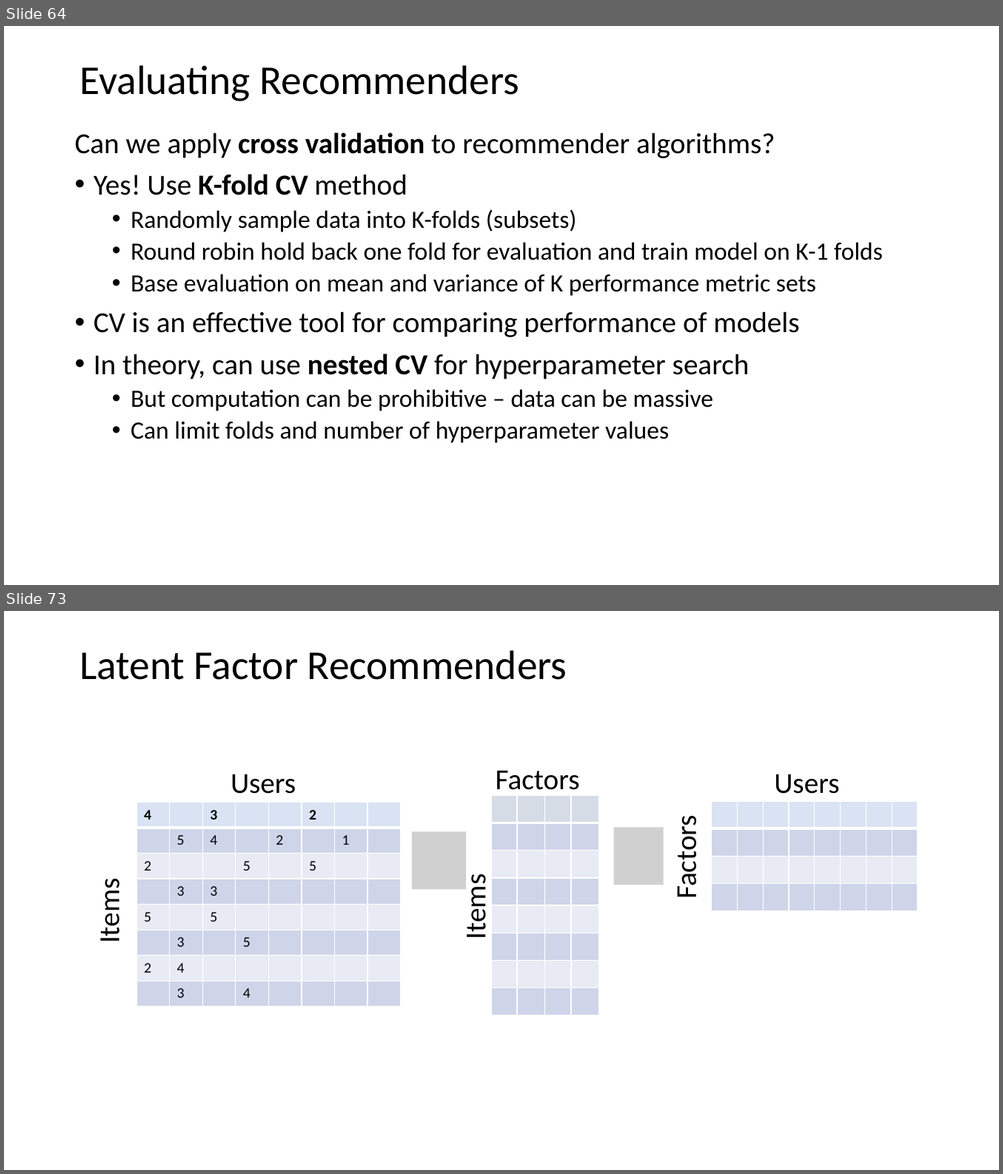
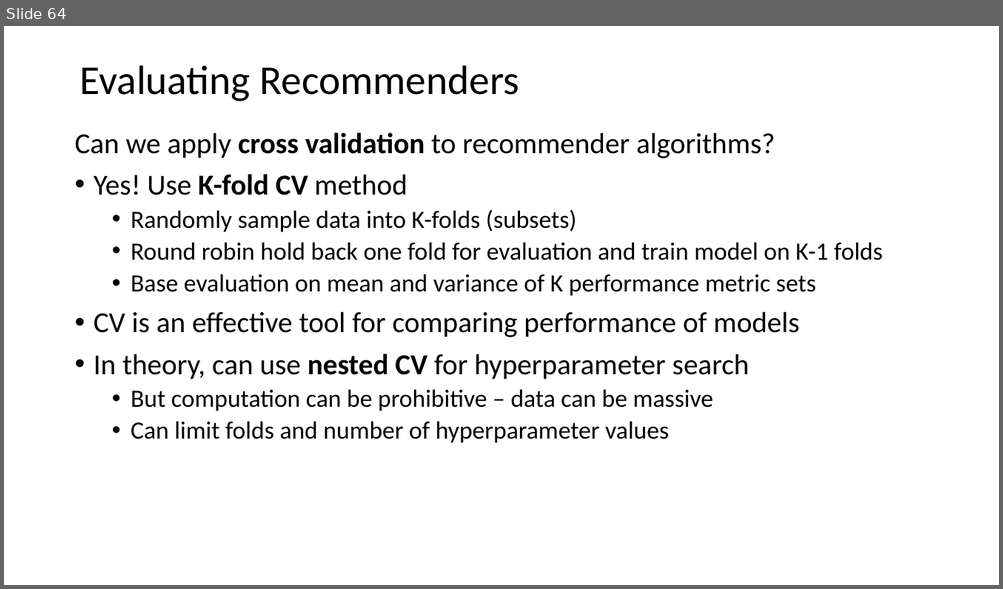
Before and after one commit to StephenElston/CSCI-E-108, a slide deck: slides/11_RecommenderSystems_Part1.pptx. Shown one above the other, each under a label of ours: slides 64 and 73 before the commit, slide 64 after it; the slides between them are not shown. The pictures are 1003x1174 and 1003x589 pixels, drawn with LibreOffice and Linux fonts; fonts in the diff are those of the drawing; grey boxes stand for pictures. Boxes give left, top, right and bottom in pixels: in the first picture for what was removed or moved away, otherwise in the second. Text is boxed around its words. In the diff, an @@ line names an element or a change of style, - is before the commit and + after.

```diff
--- a/slides/11_RecommenderSystems_Part1.pptx
+++ b/slides/11_RecommenderSystems_Part1.pptx
@@ slide 73 removed at box(4, 611, 999, 1170), background #FFFFFF @@
@@ title removed at box(79, 650, 567, 680) @@
-Latent Factor Recommenders
@@ text removed at box(230, 775, 296, 794) @@
-Users
@@ text removed at box(495, 771, 580, 797) @@
-Factors
@@ text removed at box(774, 775, 839, 794) @@
-Users
@@ table removed at box(136, 802, 399, 1007), 8 rows, 8 columns @@
-4 |  | 3 |  |  | 2 |  | 
- | 5 | 4 |  | 2 |  | 1 | 
-2 |  |  | 5 |  | 5 |  | 
- | 3 | 3 |  |  |  |  | 
-5 |  | 5 |  |  |  |  | 
- | 3 |  | 5 |  |  |  | 
-2 | 4 |  |  |  |  |  | 
- | 3 |  | 4 |  |  |  | 
@@ table removed at box(491, 796, 599, 1016), 8 rows, 4 columns @@
- |  |  | 
- |  |  | 
- |  |  | 
- |  |  | 
- |  |  | 
- |  |  | 
- |  |  | 
- |  |  | 
@@ table removed at box(711, 801, 920, 911), 4 rows, 8 columns @@
- |  |  |  |  |  |  | 
- |  |  |  |  |  |  | 
- |  |  |  |  |  |  | 
- |  |  |  |  |  |  | 
@@ picture removed at box(412, 832, 466, 889) @@
@@ picture removed at box(614, 827, 663, 885) @@
@@ text removed at box(669, 823, 704, 897) @@
-Factors
@@ text removed at box(91, 884, 127, 941) @@
-Items
@@ text removed at box(458, 880, 493, 938) @@
-Items
```
Also in this commit, not shown: 65 other slides removed.
